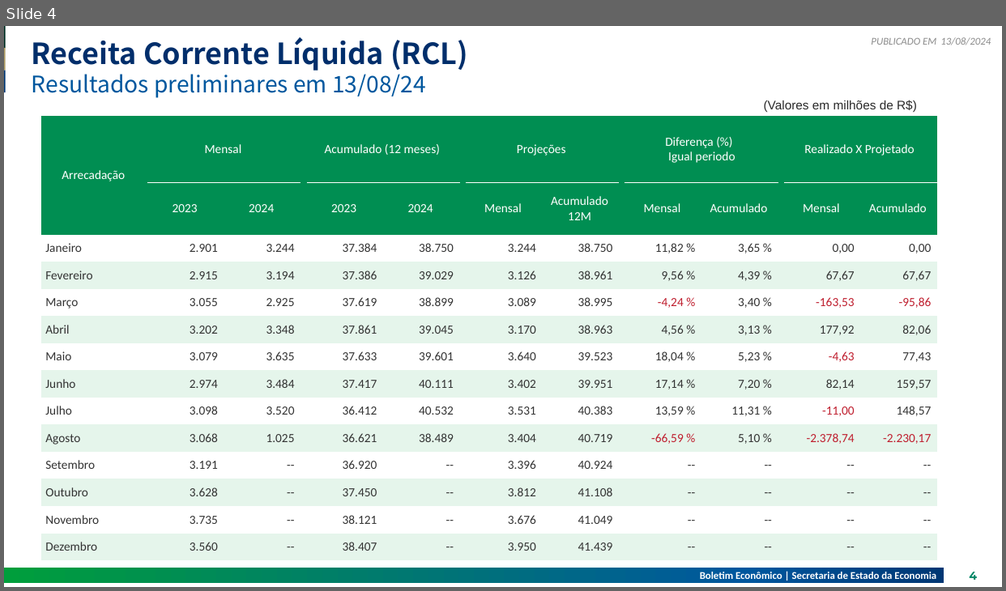
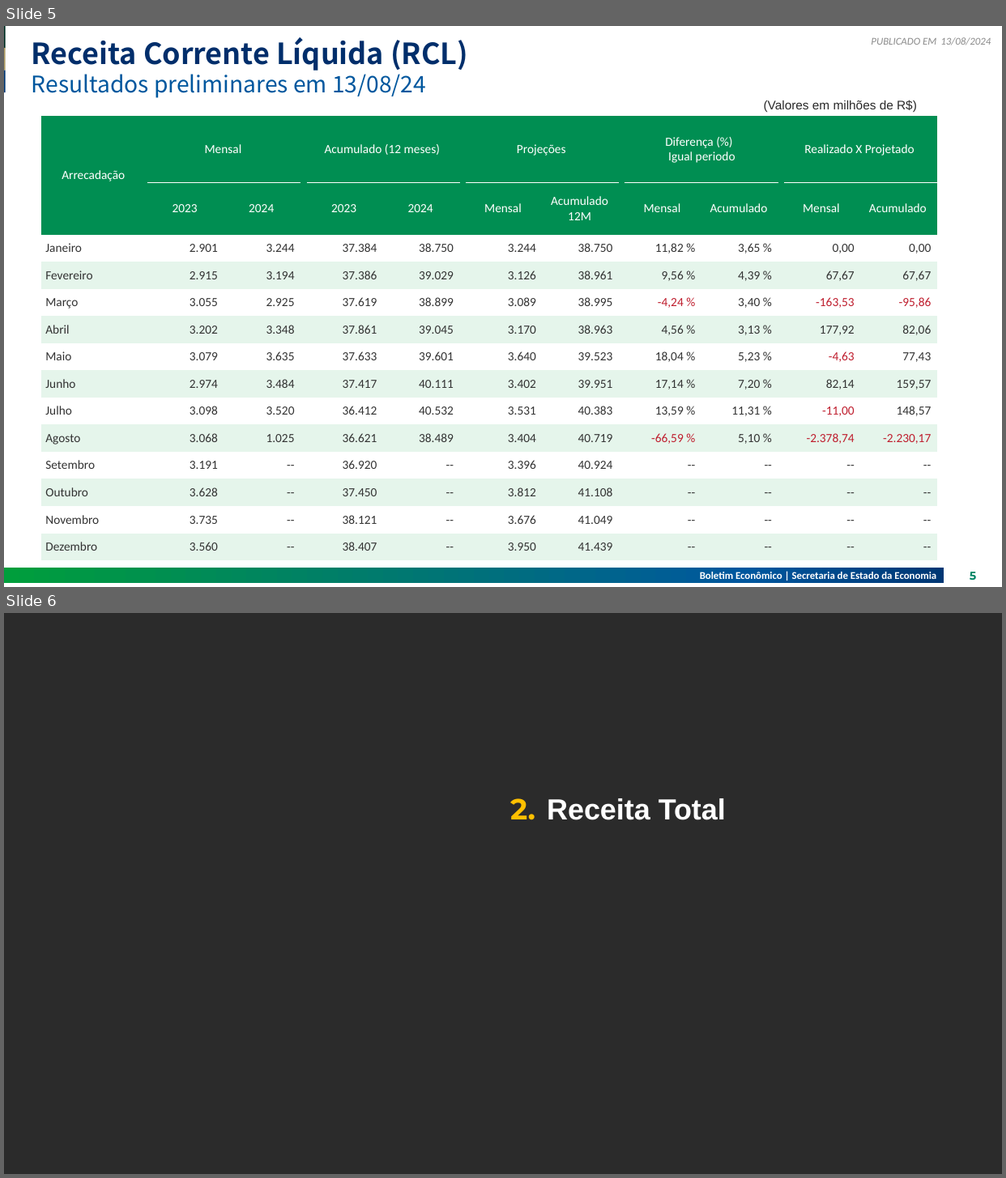
Before and after one commit to raphaellima1/Relatorio_receita, a slide deck: 2024-08-13V2.pptx. Shown one above the other, each under a label of ours: slide 4 before the commit, slides 5 and 6 after it. The pictures are 1006x591 and 1006x1178 pixels, drawn with LibreOffice and Linux fonts; fonts in the diff are those of the drawing; background and template pictures are left out; a plain dark background stands for a picture behind light text. Boxes give left, top, right and bottom in pixels: in the first picture for what was removed or moved away, otherwise in the second. Text is boxed around its words. In the diff, an @@ line names an element or a change of style, - is before the commit and + after.

```diff
--- a/2024-08-13V2.pptx
+++ b/2024-08-13V2.pptx
@@ slide 6 added at box(4, 613, 1002, 1174), background picture (left out) @@
@@ subtitle added at box(510, 798, 535, 820), 28 pt, text #FFC000, bold @@
+2.
@@ title added at box(547, 798, 726, 820), 28 pt, text #FFFFFF, bold @@
+Receita Total
@@ what was slide 4 is now slide 5 @@
@@ page number at box(970, 572, 976, 580): text changed @@
-4
+5
```
Also in this commit, not shown: 2 slides changed, 3 other slides added, 1 slide removed, 4 other files.
